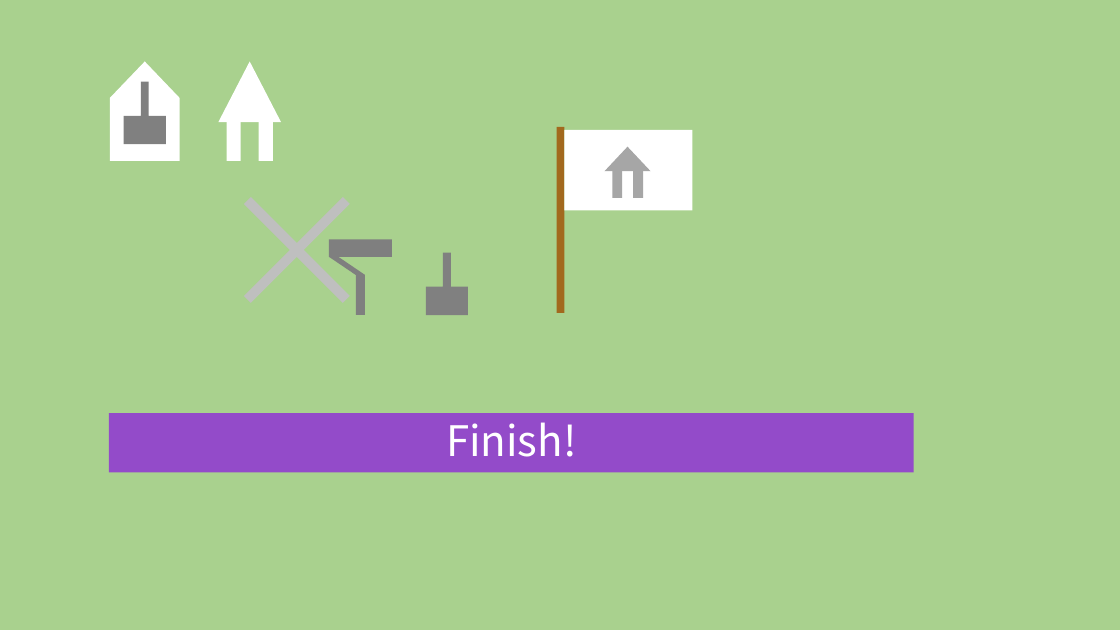
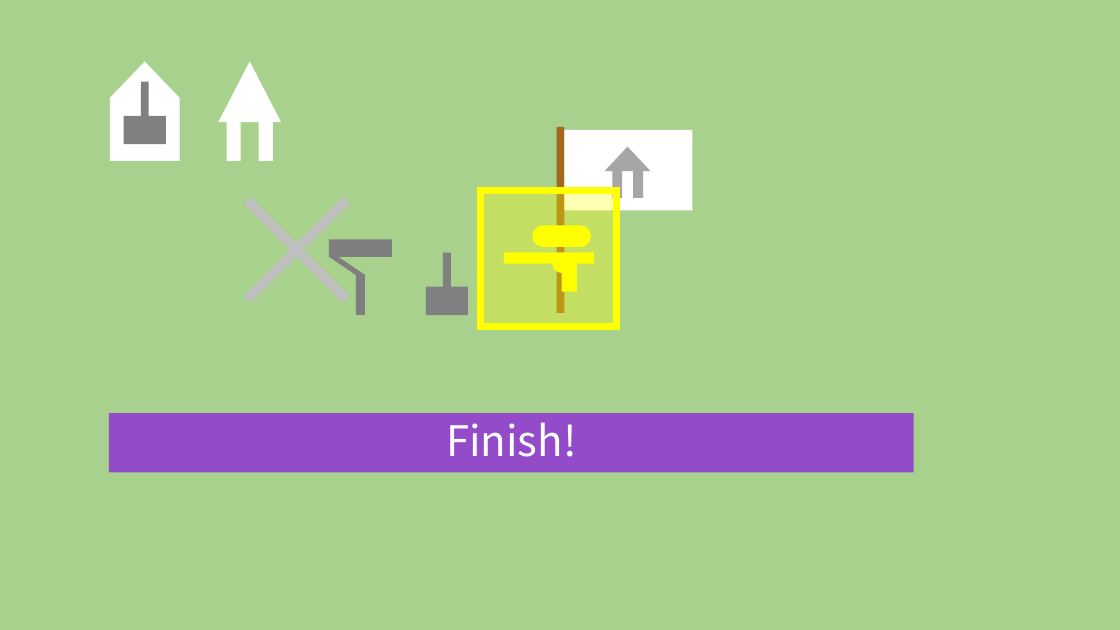
Before and after one commit to Hamster5295/HSplatoon, a slide deck: slide 1 of Texture/Texture.pptx. Drawn at 1120x630 pixels with LibreOffice and Linux fonts; fonts in the diff are those of the drawing. Boxes give left, top, right and bottom in pixels: in the first picture for what was removed or moved away, otherwise in the second. Text is boxed around its words. In the diff, an @@ line names an element or a change of style, - is before the commit and + after.

```diff
--- a/Texture/Texture.pptx
+++ b/Texture/Texture.pptx
@@ rectangle added at [481,191,617,327], fill #FFFF00 at 30% opacity, outline #FFFF00 6 pt @@
@@ freeform shape added at [504,225,594,292], fill #FFFF00 @@
```
Also in this commit, not shown: 1 other slide changed, 1 slide added, 1 slide removed, 16 other files.
